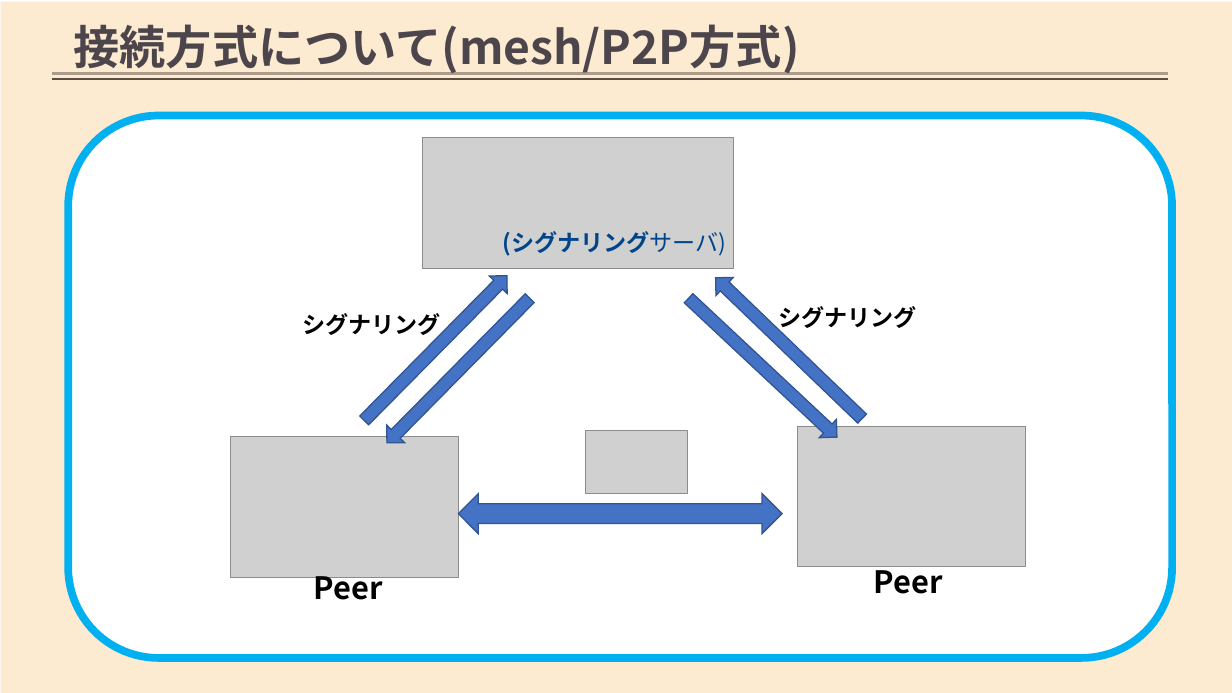
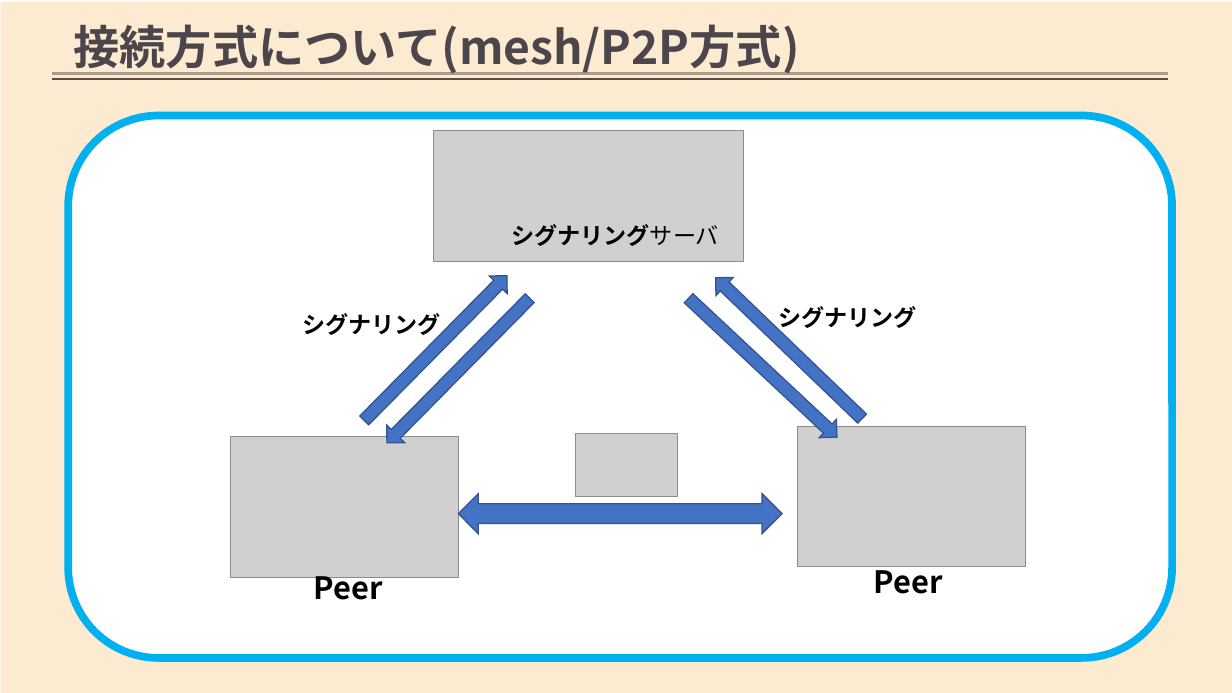
Before and after one commit to rufushiyo/test_subcall, a slide deck: slide 5 of stable.pptx. Drawn at 1232x693 pixels with LibreOffice and Linux fonts; fonts in the diff are those of the drawing; grey boxes stand for pictures; background and template pictures are left out. Boxes give left, top, right and bottom in pixels: in the first picture for what was removed or moved away, otherwise in the second. Text is boxed around its words. In the diff, an @@ line names an element or a change of style, - is before the commit and + after.

```diff
--- a/stable.pptx
+++ b/stable.pptx
@@ picture: place and size @@
-picture at [423,137,734,268]
+picture at [433,130,744,262]
@@ text at [511,224,719,246]: text changed; text colour #00458A to #000000 @@
-(シグナリングサーバ)
+シグナリングサーバ
@@ picture: place and size @@
-picture at [585,431,688,494]
+picture at [576,434,678,497]
```
Also in this commit, not shown: 4 other slides changed, 20 other files.
